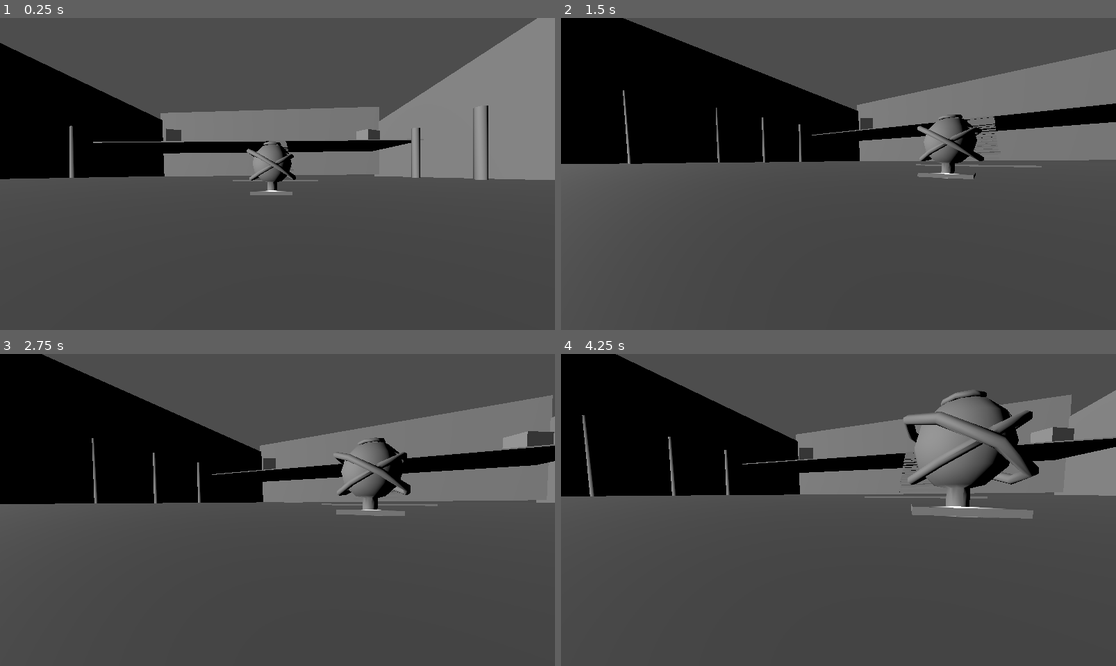
Above: before the commit, frames 1-4 (two rows, left to right).
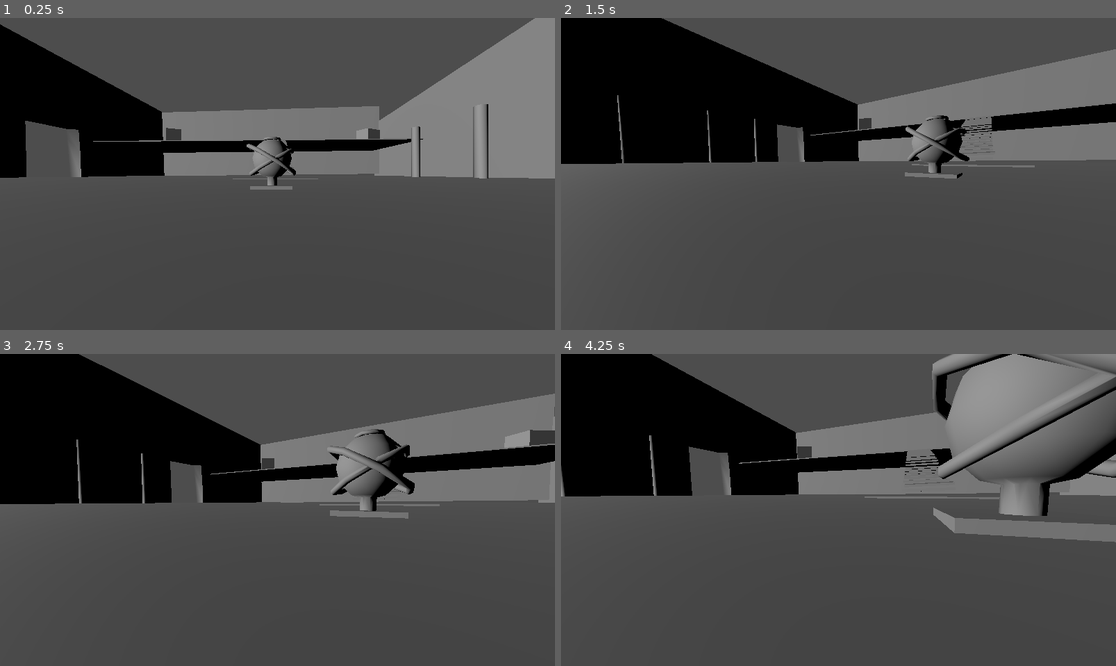
Above: after the commit, the same moments.

Repository: CJonesI/jones-charjani-lost-king
Game: Godot game, scene res://game.tscn
Two runs of this game, one before a commit and one after it. Both use one fixed random seed, a clock stepped at 60 frames per second and the inputs below.
Inputs (mouse positions are in pixels of both pictures, inside the frame that each line leads up to):
- Up to frame 1 (0.25 s): no input
- Up to frame 2 (1.5 s): move the mouse to (960, 158) at 0.52 s; hold D (move_right) 0.53-1.28 s; tap ` (freefly) at 0.6 s; click (960, 158) at 0.67 s; tap Space (jump) at 0.77 s; move the mouse to (810, 174) at 1.27 s; hold W (move_up) from 1.28 s (still down); tap Shift (sprint) at 1.35 s
- Up to frame 3 (2.75 s): keep holding W (move_up); tap Space (jump) at 1.52 s; move the mouse to (288, 503) at 2.02 s; tap ` (freefly) at 2.1 s
- Up to frame 4 (4.25 s): keep holding W (move_up); move the mouse to (832, 516) at 2.77 s; tap Shift (sprint) at 2.85 s; click (832, 516) at 2.92 s; tap Space (jump) at 3.02, 3.77 s; move the mouse to (877, 513) at 3.52 s; tap ` (freefly) at 3.6 s

The runs differ from the first frame. In frame 1, 4.3% of the frame differs, in the area x 0-100%, y 0-57%; in frame 2, 3.9%; in frame 3, 4.2%; in frame 4, 17%, in the area x 0-100%, y 0-61%.

Commit message:
after tutor updates

Diff:
--- a/game.tscn
+++ b/game.tscn
@@ -1,14 +1,15 @@
 [gd_scene format=3 uid="uid://rv3t2jr3f8h6"]
 
-[ext_resource type="PackedScene" uid="uid://bs72ogkvdd7d6" path="res://Addons/brackeys-proto-controller-main/proto_controller/proto_controller.tscn" id="1_80nbo"]
-[ext_resource type="Script" uid="uid://bum51ikm85jqf" path="res://Addons/brackeys-proto-controller-main/proto_controller/proto_controller.gd" id="2_e2o6t"]
+[ext_resource type="PackedScene" uid="uid://bs72ogkvdd7d6" path="res://Addons/proto_controller/proto_controller.tscn" id="1_80nbo"]
+[ext_resource type="Script" uid="uid://bum51ikm85jqf" path="res://Addons/proto_controller/proto_controller.gd" id="2_e2o6t"]
 
 [node name="Game" type="Node3D" unique_id=1413464218]
 
 [node name="ProtoController" parent="." unique_id=423990970 instance=ExtResource("1_80nbo")]
-transform = Transform3D(-0.99999994, 0, 1.1920929e-07, 0, 1, 0, -1.1920929e-07, 0, -0.99999994, -1, 1, 17)
+transform = Transform3D(-0.99999994, 0, 1.1920929e-07, 0, 1, 0, -1.1920929e-07, 0, -0.99999994, -1, 0, 17)
 script = ExtResource("2_e2o6t")
 can_sprint = true
+base_speed = 10.0
 
 [node name="Setting" type="Node3D" parent="." unique_id=1581947884]
 transform = Transform3D(-0.8799804, 0, -0.47501007, 0, 1, 0, 0.47501007, 0, -0.8799804, -1.2380877, 0, 16.824776)
@@ -136,31 +137,32 @@
 size = Vector3(365, 121, 9)
 
 [node name="CSGBox3D2" type="CSGBox3D" parent="Setting/Floor And Walls" unique_id=1170903180]
-transform = Transform3D(-0.9991075, -0.029715287, -0.0342774, 0.027751302, -0.99810034, 0.056449935, -0.035886932, 0.055431116, 0.99784464, 6.200943, 45.52827, -199.24512)
-size = Vector3(365, 121, 9)
+transform = Transform3D(-0.9991087, -0.029715287, -0.034277473, 0.027751302, -0.99810034, 0.056449935, -0.035886936, 0.055431116, 0.99784464, 6.4089203, 52.514973, -199.63315)
+size = Vector3(365, 135, 9)
 
 [node name="CSGBox3D" type="CSGBox3D" parent="Setting/Floor And Walls" unique_id=495852706]
 transform = Transform3D(-0.014061369, 0.9988579, -0.04578354, -0.9998621, -0.013581317, 0.010821879, 0.0101880925, 0.04592886, 0.99889386, 186.07755, 59.385326, -2.7490902)
 size = Vector3(116.4978, 0.001, 390.57455)
 
 [node name="CSGCylinder3D" type="CSGCylinder3D" parent="Setting/Floor And Walls" unique_id=1694129507]
-transform = Transform3D(1, 0, 0, 0, 1, 0, 0, 0, 1, -141.02539, 24.894344, -178.51605)
+transform = Transform3D(1, 0, 0, 0, 1, 0, 0, 0, 1, -141.23221, 24.894344, -195.51482)
 radius = 3.6416016
 height = 50.39332
 
 [node name="CSGCylinder3D2" type="CSGCylinder3D" parent="Setting/Floor And Walls" unique_id=835389375]
-transform = Transform3D(1, 0, 0, 0, 1, 0, 0, 0, 1, -82.12033, 25.14434, -178.66371)
+transform = Transform3D(1, 0, 0, 0, 1, 0, 0, 0, 1, -82.30281, 25.14434, -193.66261)
 radius = 3.6416016
 height = 50.39332
 
 [node name="CSGCylinder3D3" type="CSGCylinder3D" parent="Setting/Floor And Walls" unique_id=314207896]
-transform = Transform3D(1, 0, 0, 0, 1, 0, 0, 0, 1, -33.46187, 24.894344, -179.82462)
+transform = Transform3D(1, 0, 0, 0, 1, 0, 0, 0, 1, -33.62004, 24.894344, -192.82367)
 radius = 3.6416016
 height = 50.39332
 
 [node name="CSGCylinder3D4" type="CSGCylinder3D" parent="Setting/Floor And Walls" unique_id=1164064303]
-transform = Transform3D(1, 0, 0, 0, 1, 0, 0, 0, 1, 22.765015, 24.894344, -180.50864)
-radius = 3.6416016
+transform = Transform3D(1, 0, 0, 0, 1, 0, 0, 0, 1, 17.61937, 24.894344, -192.44704)
+operation = 2
+radius = 23.0
 height = 50.39332
 
 [node name="CSGCylinder3D5" type="CSGCylinder3D" parent="Setting/Floor And Walls" unique_id=84882116]
@@ -192,10 +194,11 @@
 size = Vector3(17, 16, 22)
 
 [node name="SpotLight3D" type="SpotLight3D" parent="Setting" unique_id=934480039]
-transform = Transform3D(-0.8799804, 1.5608157e-08, 0.47501007, 2.9802322e-08, 1, 2.2351742e-08, -0.47501007, 3.3825497e-08, -0.8799804, 18.537306, 0, -36.94777)
+transform = Transform3D(-0.8799804, 1.5608157e-08, 0.47501007, 2.9802322e-08, 1, 2.2351742e-08, -0.47501007, 3.3825497e-08, -0.8799804, 18.537306, 5, -36.94777)
 light_energy = 8.839
 shadow_enabled = true
 shadow_bias = 1.148
+spot_angle = 39.374996
 
 [node name="DirectionalLight3D" type="DirectionalLight3D" parent="Setting" unique_id=1698686760]
 transform = Transform3D(-0.033608794, 0.22351788, -0.97412026, -0.6391912, 0.7444686, 0.19287606, 0.7683132, 0.6291314, 0.117850006, 18.537312, 144.34021, -36.947758)
Not shown, changed: Addons/proto_controller/proto_controller.gd
Renamed: Addons/brackeys-proto-controller-main/proto_controller/proto_controller.gd.uid -> Addons/proto_controller/proto_controller.gd.uid
Renamed: Addons/brackeys-proto-controller-main/proto_controller/proto_controller.tscn -> Addons/proto_controller/proto_controller.tscn
Not shown, removed: Addons/brackeys-proto-controller-main/LICENSE
Not shown, removed: Addons/brackeys-proto-controller-main/README.md
